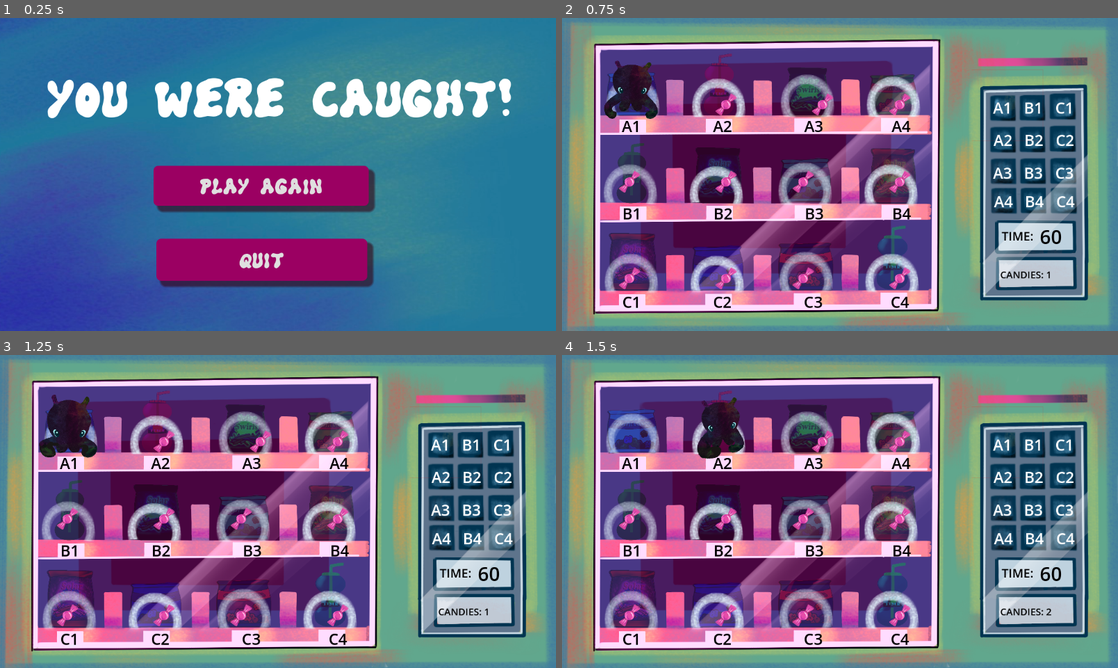
Above: before the commit, frames 1-4 (two rows, left to right).
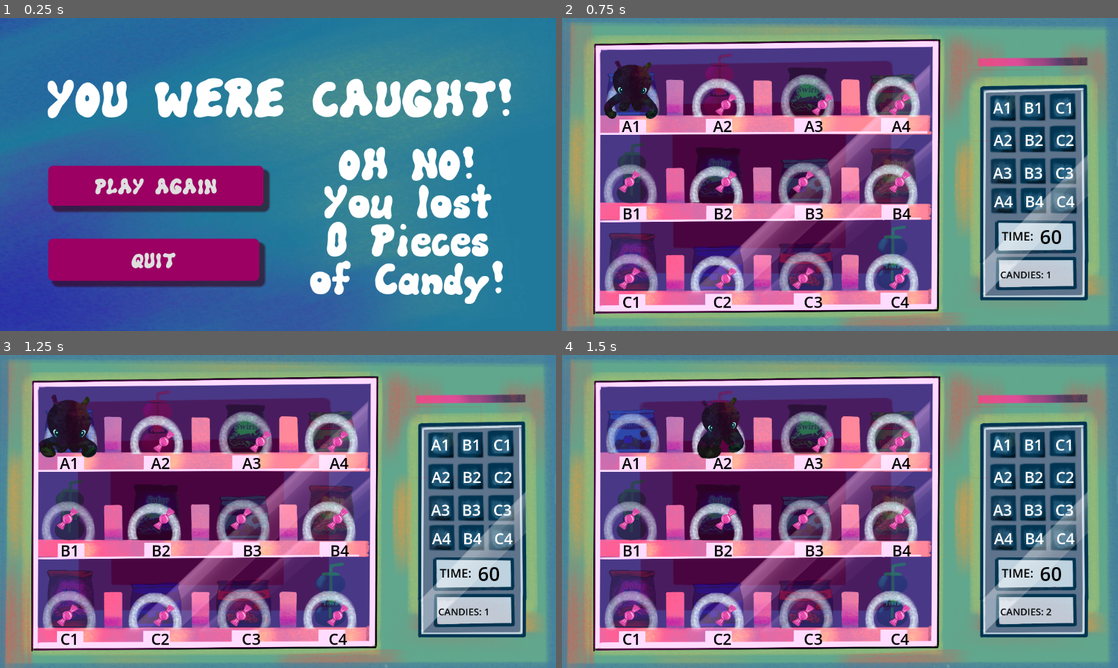
Above: after the commit, the same moments.

Repository: therealteaparty/Final-Project
Game: Godot game, scene res://UI/lose_fr.tscn
Two runs of this game, one before a commit and one after it. Both use one fixed random seed, a clock stepped at 60 frames per second and the inputs below. This scene is started directly instead of the project's main scene.
Inputs:
- Up to frame 1 (0.25 s): no input
- Up to frame 2 (0.75 s): click "PLAY AGAIN" at 0.5 s
- Up to frame 3 (1.25 s): no input
- Up to frame 4 (1.5 s): hold D (right) from 1.28 s (still down)

The runs differ from the first frame. In frame 1, 18% of the frame differs, in the area x 8-91%, y 40-92%; in frame 2, nothing differs; in frame 3, nothing differs; in frame 4, nothing differs.

Commit message:
Adds score display to end and lose scene

Diff:
--- a/UI/end.tscn
+++ b/UI/end.tscn
@@ -5,6 +5,9 @@
 
 [sub_resource type="GDScript" id="GDScript_v27em"]
 script/source = "extends Control
+
+func _ready():
+	$Score.text = \"Wow! You ate \" + str(Global.coins) + \" Pieces of Candy!\"
 
 func _on_quit_pressed():
 	get_tree().quit()
@@ -49,6 +52,20 @@
 horizontal_alignment = 1
 vertical_alignment = 1
 
+[node name="Score" type="Label" parent="."]
+layout_mode = 1
+anchors_preset = 10
+anchor_right = 1.0
+offset_left = 516.0
+offset_top = 183.0
+offset_right = -57.0
+offset_bottom = 634.0
+grow_horizontal = 2
+theme = ExtResource("2_t8mn7")
+horizontal_alignment = 1
+vertical_alignment = 1
+autowrap_mode = 2
+
 [node name="Quit" type="Button" parent="."]
 layout_mode = 1
 anchors_preset = 14
--- a/UI/lose_fr.gd
+++ b/UI/lose_fr.gd
@@ -1,4 +1,8 @@
 extends Control
+
+
+func _ready():
+	$Score.text = "OH NO! You lost " + str(Global.coins) + " Pieces of Candy!"
 
 func _on_play_again_pressed():
 	get_tree().change_scene_to_file("res://Levels/level1.tscn")
--- a/UI/lose_fr.tscn
+++ b/UI/lose_fr.tscn
@@ -24,9 +24,9 @@
 anchor_top = 0.5
 anchor_right = 1.0
 anchor_bottom = 0.5
-offset_left = 318.0
+offset_left = 100.0
 offset_top = -18.0
-offset_right = -388.0
+offset_right = -606.0
 offset_bottom = 65.0
 grow_horizontal = 2
 grow_vertical = 2
@@ -39,9 +39,9 @@
 anchor_top = 0.5
 anchor_right = 1.0
 anchor_bottom = 0.5
-offset_left = 324.0
+offset_left = 100.0
 offset_top = 133.0
-offset_right = -391.0
+offset_right = -615.0
 offset_bottom = 220.0
 grow_horizontal = 2
 grow_vertical = 2
@@ -60,5 +60,17 @@
 horizontal_alignment = 1
 vertical_alignment = 1
 
+[node name="Score" type="Label" parent="."]
+layout_mode = 0
+offset_left = 609.0
+offset_top = 243.0
+offset_right = 1080.0
+offset_bottom = 590.0
+theme = ExtResource("2_u62ex")
+theme_override_font_sizes/font_size = 95
+horizontal_alignment = 1
+vertical_alignment = 1
+autowrap_mode = 2
+
 [connection signal="pressed" from="Play_Again" to="." method="_on_play_again_pressed"]
 [connection signal="pressed" from="Quit" to="." method="_on_quit_pressed"]
